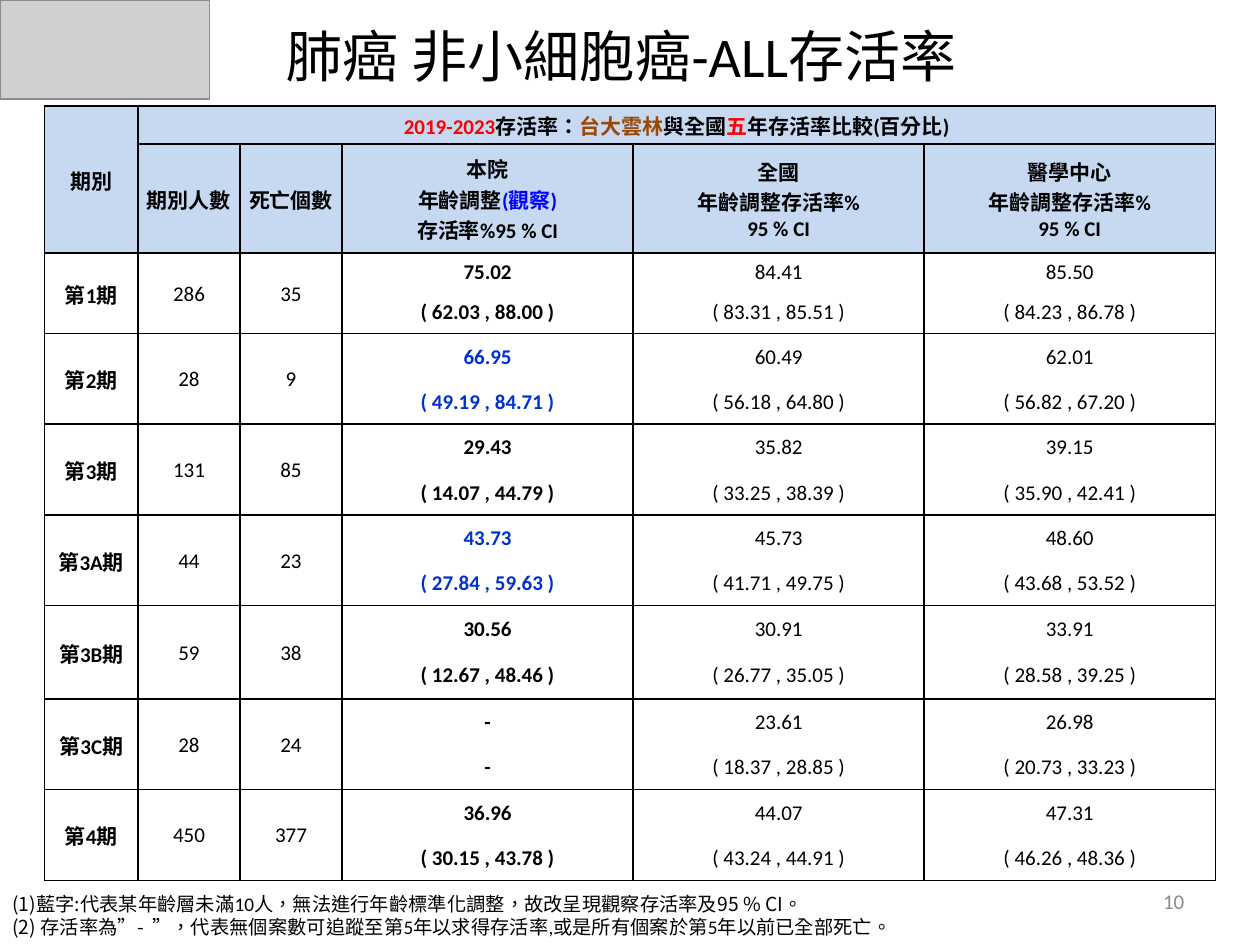
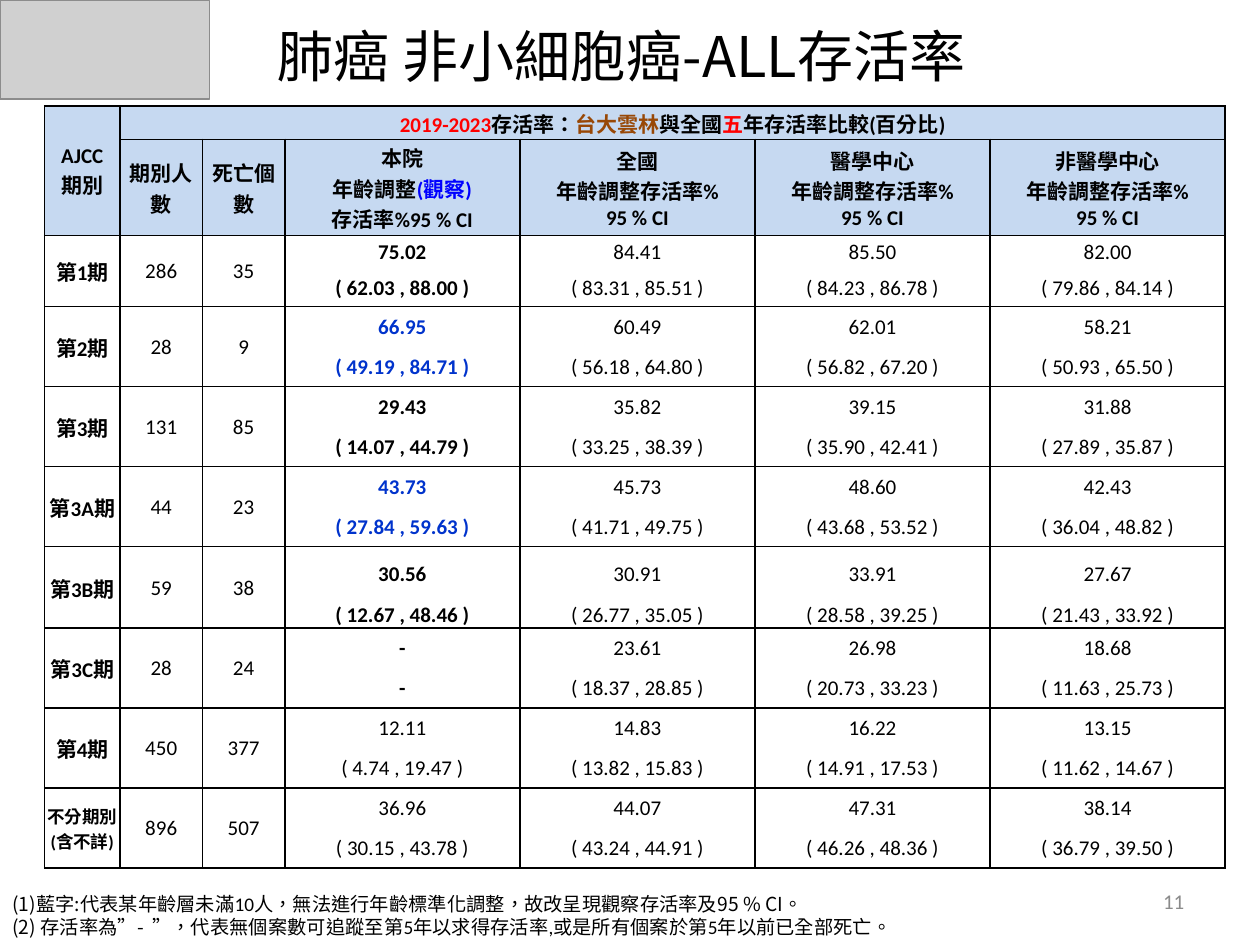
Before and after one commit to YuTzu2003/CancerRegistry_System, a slide deck: slide 11 of modules/blueprint/survival_report/assets/survival_report_template.pptx (slide 10 before the commit). Drawn at 1260x945 pixels with LibreOffice and Linux fonts; fonts in the diff are those of the drawing; grey boxes stand for pictures. Boxes give left, top, right and bottom in pixels: in the first picture for what was removed or moved away, otherwise in the second. Text is boxed around its words. In the diff, an @@ line names an element or a change of style, - is before the commit and + after.

```diff
--- a/modules/blueprint/survival_report/assets/survival_report_template.pptx
+++ b/modules/blueprint/survival_report/assets/survival_report_template.pptx
@@ title "肺癌 非小細胞癌-ALL存活率" at bbox=[278, 29, 965, 82]: font Calibri to Noto Sans CJK SC @@
@@ table at bbox=[44, 106, 1226, 868] @@
-期別 | 2019-2023存活率：台大雲林與全國五年存活率比較(百分比) |  |  |  | 
- | 期別人數 | 死亡個數 | 本院 / 年齡調整(觀察) / 存活率%95 % CI | 全國 / 年齡調整存活率% 95 % CI | 醫學中心 / 年齡調整存活率% 95 % CI
-第1期 | 286 | 35 | 75.02 | 84.41 | 85.50
- |  |  | ( 62.03 , 88.00 ) | ( 83.31 , 85.51 ) | ( 84.23 , 86.78 )
-第2期 | 28 | 9 | 66.95 | 60.49 | 62.01
- |  |  | ( 49.19 , 84.71 ) | ( 56.18 , 64.80 ) | ( 56.82 , 67.20 )
-第3期 | 131 | 85 | 29.43 | 35.82 | 39.15
- |  |  | ( 14.07 , 44.79 ) | ( 33.25 , 38.39 ) | ( 35.90 , 42.41 )
-第3A期 | 44 | 23 | 43.73 | 45.73 | 48.60
- |  |  | ( 27.84 , 59.63 ) | ( 41.71 , 49.75 ) | ( 43.68 , 53.52 )
-第3B期 | 59 | 38 | 30.56 | 30.91 | 33.91
- |  |  | ( 12.67 , 48.46 ) | ( 26.77 , 35.05 ) | ( 28.58 , 39.25 )
-第3C期 | 28 | 24 | - | 23.61 | 26.98
- |  |  | - | ( 18.37 , 28.85 ) | ( 20.73 , 33.23 )
-第4期 | 450 | 377 | 36.96 | 44.07 | 47.31
- |  |  | ( 30.15 , 43.78 ) | ( 43.24 , 44.91 ) | ( 46.26 , 48.36 )
+AJCC / 期別 | 2019-2023存活率：台大雲林與全國五年存活率比較(百分比) |  |  |  |  | 
+ | 期別人數 | 死亡個數 | 本院 / 年齡調整(觀察) / 存活率%95 % CI | 全國 / 年齡調整存活率% 95 % CI | 醫學中心 / 年齡調整存活率% 95 % CI | 非醫學中心 / 年齡調整存活率% 95 % CI
+第1期 | 286 | 35 | 75.02 | 84.41 | 85.50 | 82.00
+ |  |  | ( 62.03 , 88.00 ) | ( 83.31 , 85.51 ) | ( 84.23 , 86.78 ) | ( 79.86 , 84.14 )
+第2期 | 28 | 9 | 66.95 | 60.49 | 62.01 | 58.21
+ |  |  | ( 49.19 , 84.71 ) | ( 56.18 , 64.80 ) | ( 56.82 , 67.20 ) | ( 50.93 , 65.50 )
+第3期 | 131 | 85 | 29.43 | 35.82 | 39.15 | 31.88
+ |  |  | ( 14.07 , 44.79 ) | ( 33.25 , 38.39 ) | ( 35.90 , 42.41 ) | ( 27.89 , 35.87 )
+第3A期 | 44 | 23 | 43.73 | 45.73 | 48.60 | 42.43
+ |  |  | ( 27.84 , 59.63 ) | ( 41.71 , 49.75 ) | ( 43.68 , 53.52 ) | ( 36.04 , 48.82 )
+第3B期 | 59 | 38 | 30.56 | 30.91 | 33.91 | 27.67
+ |  |  | ( 12.67 , 48.46 ) | ( 26.77 , 35.05 ) | ( 28.58 , 39.25 ) | ( 21.43 , 33.92 )
+第3C期 | 28 | 24 | - | 23.61 | 26.98 | 18.68
+ |  |  | - | ( 18.37 , 28.85 ) | ( 20.73 , 33.23 ) | ( 11.63 , 25.73 )
+第4期 | 450 | 377 | 12.11 | 14.83 | 16.22 | 13.15
+ |  |  | ( 4.74 , 19.47 ) | ( 13.82 , 15.83 ) | ( 14.91 , 17.53 ) | ( 11.62 , 14.67 )
+不分期別 / (含不詳) | 896 | 507 | 36.96 | 44.07 | 47.31 | 38.14
+ |  |  | ( 30.15 , 43.78 ) | ( 43.24 , 44.91 ) | ( 46.26 , 48.36 ) | ( 36.79 , 39.50 )
@@ table: place and size @@
-table at bbox=[44, 106, 1215, 881]
+table at bbox=[44, 106, 1226, 868]
@@ page number at bbox=[1163, 895, 1184, 909]: text changed @@
-10
+11
```
Also in this commit, not shown: 22 other slides changed, 1 slide added, 11 other files.
